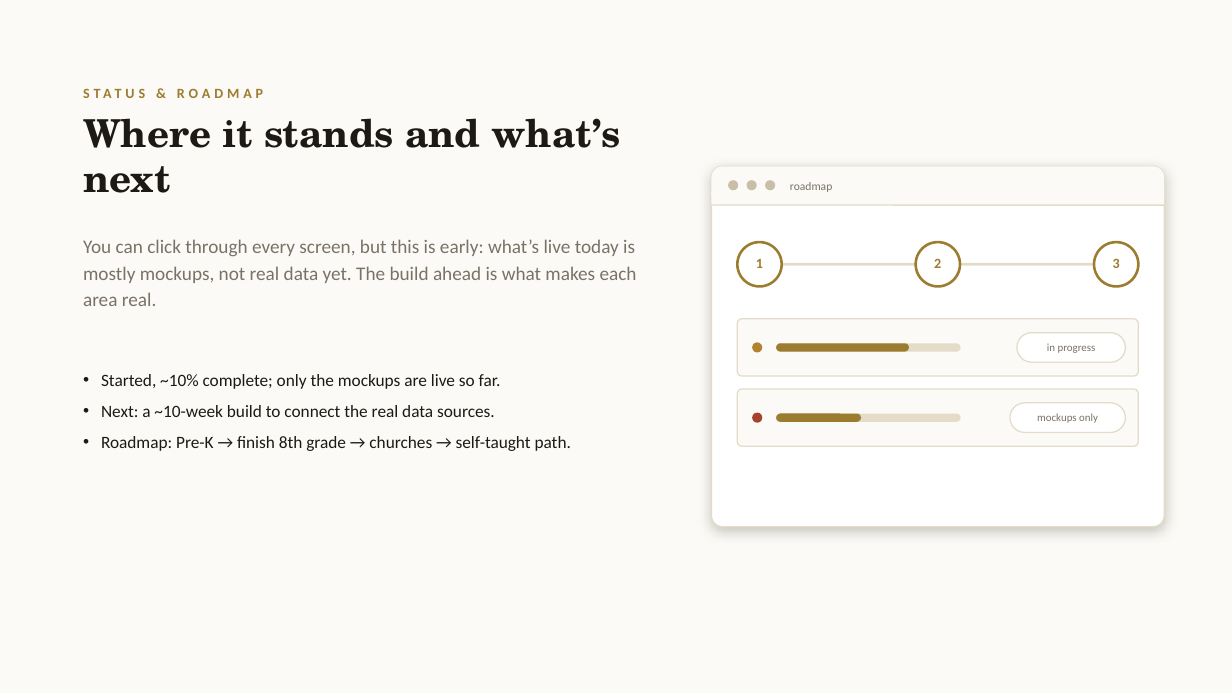
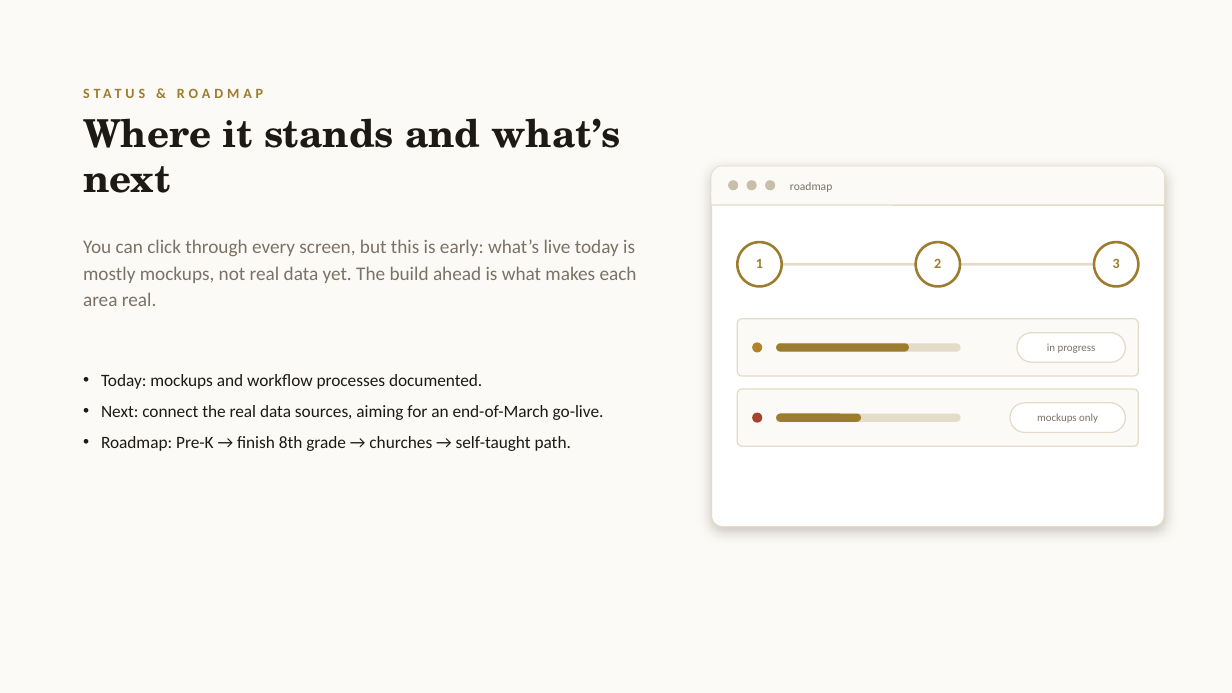
Before and after one commit to arkeo777/Rooted_for_the_Future, a slide deck: slide 28 of Rooted_for_the_Future.pptx. Drawn at 1232x693 pixels with LibreOffice and Linux fonts; fonts in the diff are those of the drawing. Boxes give left, top, right and bottom in pixels: in the first picture for what was removed or moved away, otherwise in the second. Text is boxed around its words. In the diff, an @@ line names an element or a change of style, - is before the commit and + after.

```diff
--- a/Rooted_for_the_Future.pptx
+++ b/Rooted_for_the_Future.pptx
@@ text at [101,374,604,420]: text changed @@
-• Started, ~10% complete; only the mockups are live so far.
-• Next: a ~10-week build to connect the real data sources.
+• Today: mockups and workflow processes documented.
+• Next: connect the real data sources, aiming for an end-of-March go-live.
```
Also in this commit, not shown: 3 other slides changed, 2 other files.
